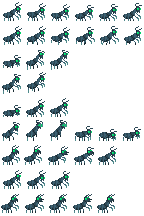
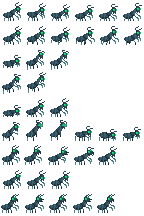
Layered file, before and after one edit (w=144, h=216). Changes by layer:
painted on "Suffocating Ant" over [38, 14, 139, 43]
